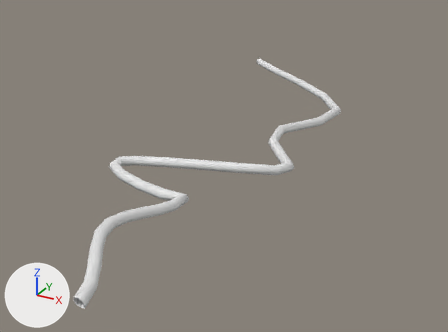
One commit to the FBX model Assets/_Project/Addressables/Remote/StageProps/Stage_01/FBX/tutorial_cable_03.fbx: the scene before it, then after it.
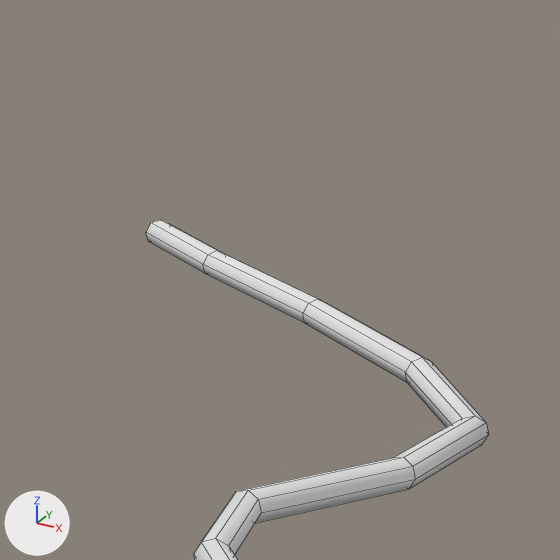
Each version is shown whole from a 50 mm camera at (3.78, -6.45, 2.97) aimed at (0.28, -0.1, -0.21), then close up on the part from 49% to 80% of the width and 1% to 43% of the height. Lighting does not change. The marker at lower left points along +X, +Y and +Z. The older version's two pictures come first. The close-ups show mesh edges as thin lines. Where no turn or scale is listed for an object, it has been applied to the vertices.

In view in the first close-up: 'tutorial_cable_03'.
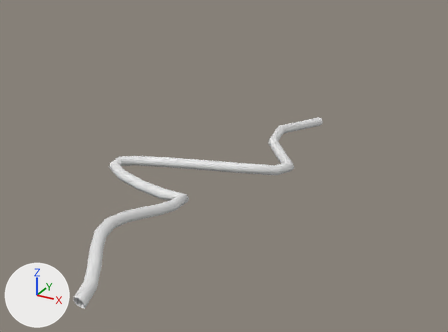
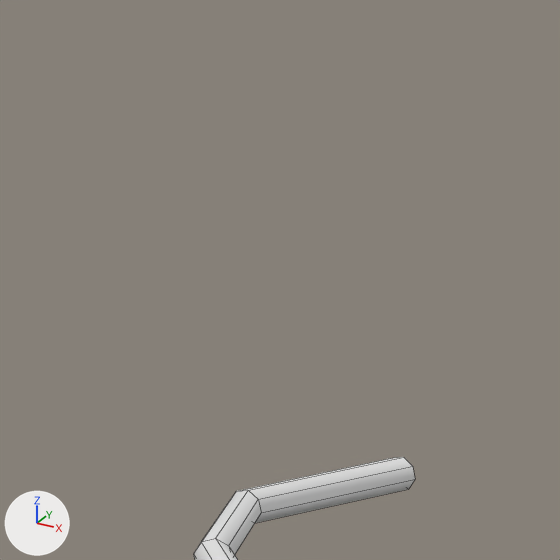
Pixel boxes (x1, y1, x2, y2) of what changed, in the close-ups (560 x 560 px):
'tutorial_cable_03', reshaped
    before: (146, 220, 489, 560)
    after: (194, 457, 415, 560)
part 1 of me_nurbspath_007, deleted
    before: (146, 220, 489, 489)

Diff of the bpy script that builds the scene:
```diff
--- a/Assets/_Project/Addressables/Remote/StageProps/Stage_01/FBX/tutorial_cable_03.fbx.py
+++ b/Assets/_Project/Addressables/Remote/StageProps/Stage_01/FBX/tutorial_cable_03.fbx.py
@@ me_nurbspath_007 @@
 # used by ob_tutorial_cable_03; location = (0.0, 0.0, 0.0)
-me_nurbspath_007.from_pydata(...)  # 217 vertices, 210 faces; spans x -1.06..1.37, y -3.61..3.63, z 0.0..0.27
+me_nurbspath_007.from_pydata(...)  # 182 vertices, 175 faces; spans x -0.56..1.37, y -3.61..1.29, z 0.0..0.27
+# me_nurbspath_007 part 1
+# 35 vertices are removed from x -1.06..1.14, y 1.83..3.63, z 0.04..0.23
+# 35 faces are deleted
```
